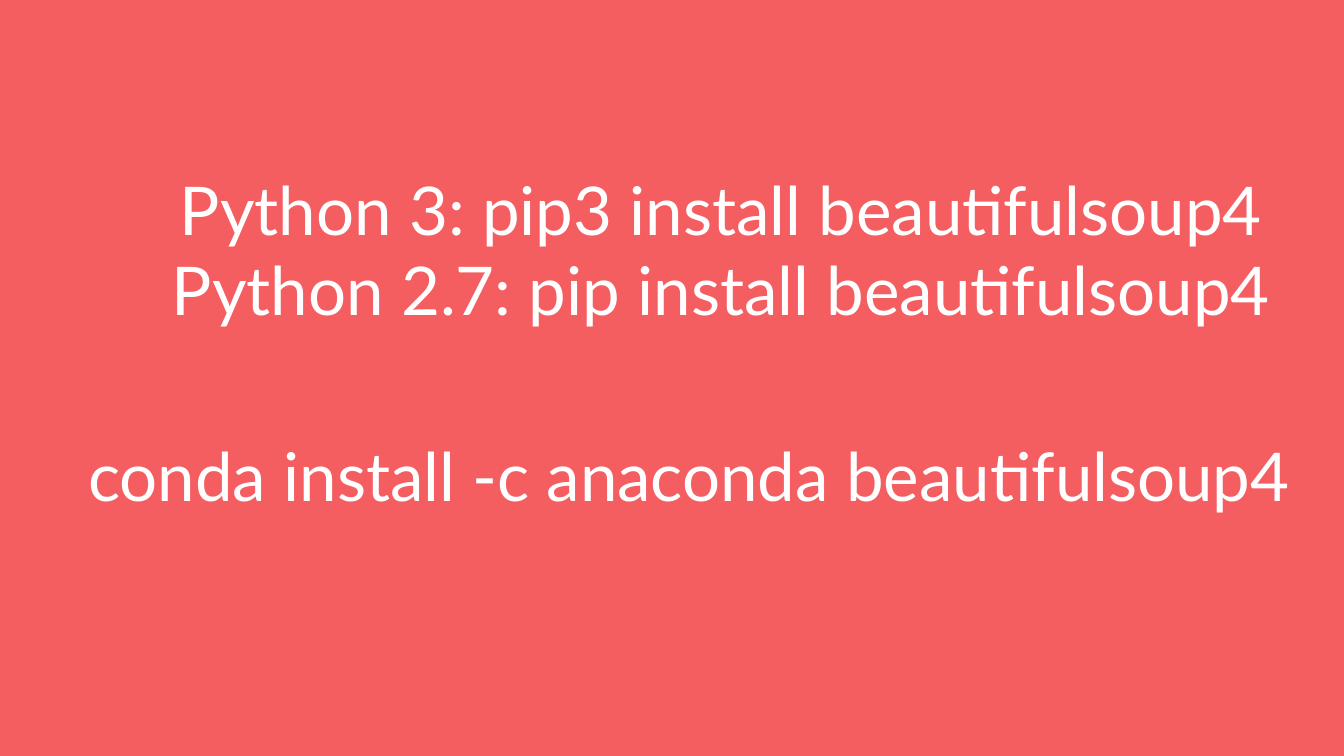
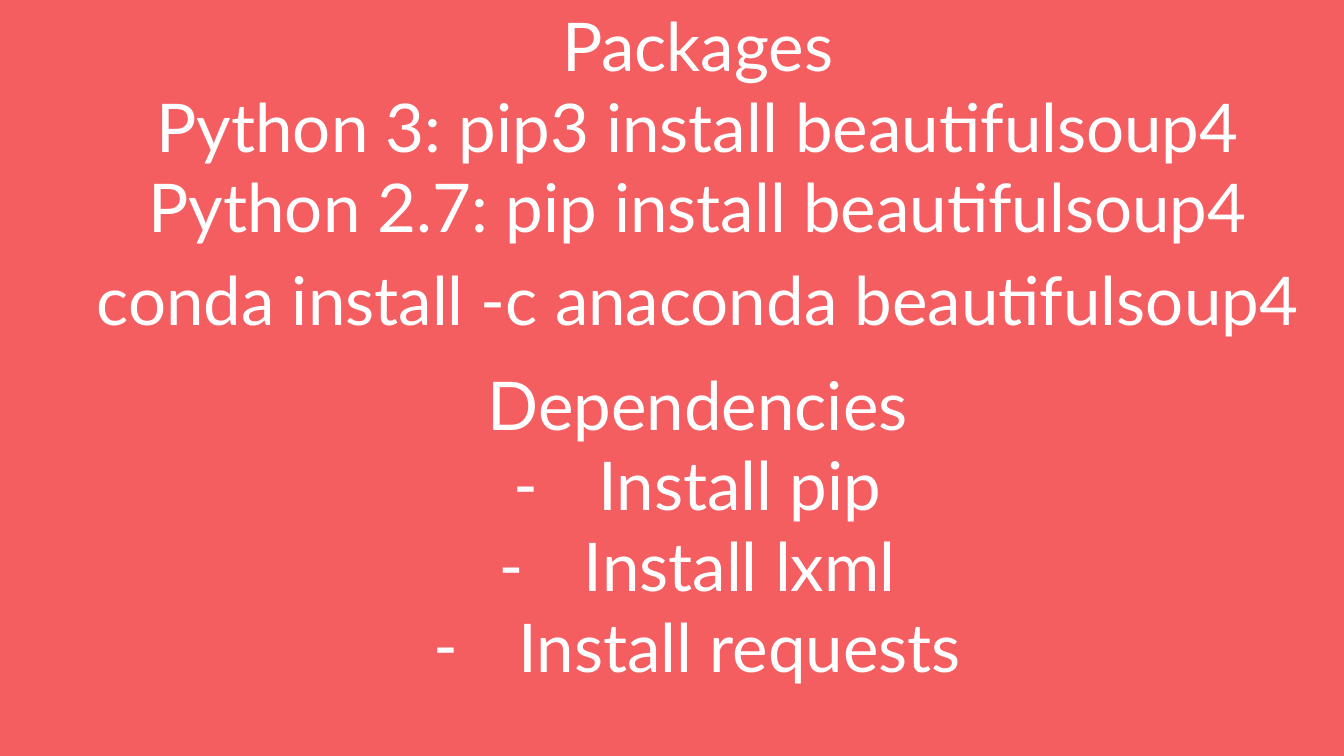
Before and after one commit to monipip3/wwcdc, a slide deck: slide 4 of webscraping/WWCDC_Beautiful Soup.pptx. Drawn at 1344x756 pixels with LibreOffice and Linux fonts; fonts in the diff are those of the drawing. Boxes give left, top, right and bottom in pixels: in the first picture for what was removed or moved away, otherwise in the second. Text is boxed around its words. In the diff, an @@ line names an element or a change of style, - is before the commit and + after.

Commit message:
updating dependencies

```diff
--- a/webscraping/WWCDC_Beautiful Soup.pptx
+++ b/webscraping/WWCDC_Beautiful Soup.pptx
@@ title "Packages Python 3: pip3 install ...": place and size @@
-title "Packages Python 3: pip3 install ..." at box(88, 185, 1289, 513)
+title "Packages Python 3: pip3 install ..." at box(97, 102, 1298, 337)
@@ title at box(156, 102, 1238, 164): text changed @@
-Python 3: pip3 install beautifulsoup4
+Packages
+Python 3: pip3 install beautifulsoup4
@@ title at box(97, 275, 1298, 337): alignment left to centre @@
@@ text added at box(488, 380, 961, 684), 36 pt, text #FFFFFF @@
+Dependencies
+– Install pip
+– Install lxml
+– Install requests
```
Also in this commit, not shown: 1 other slide changed.
